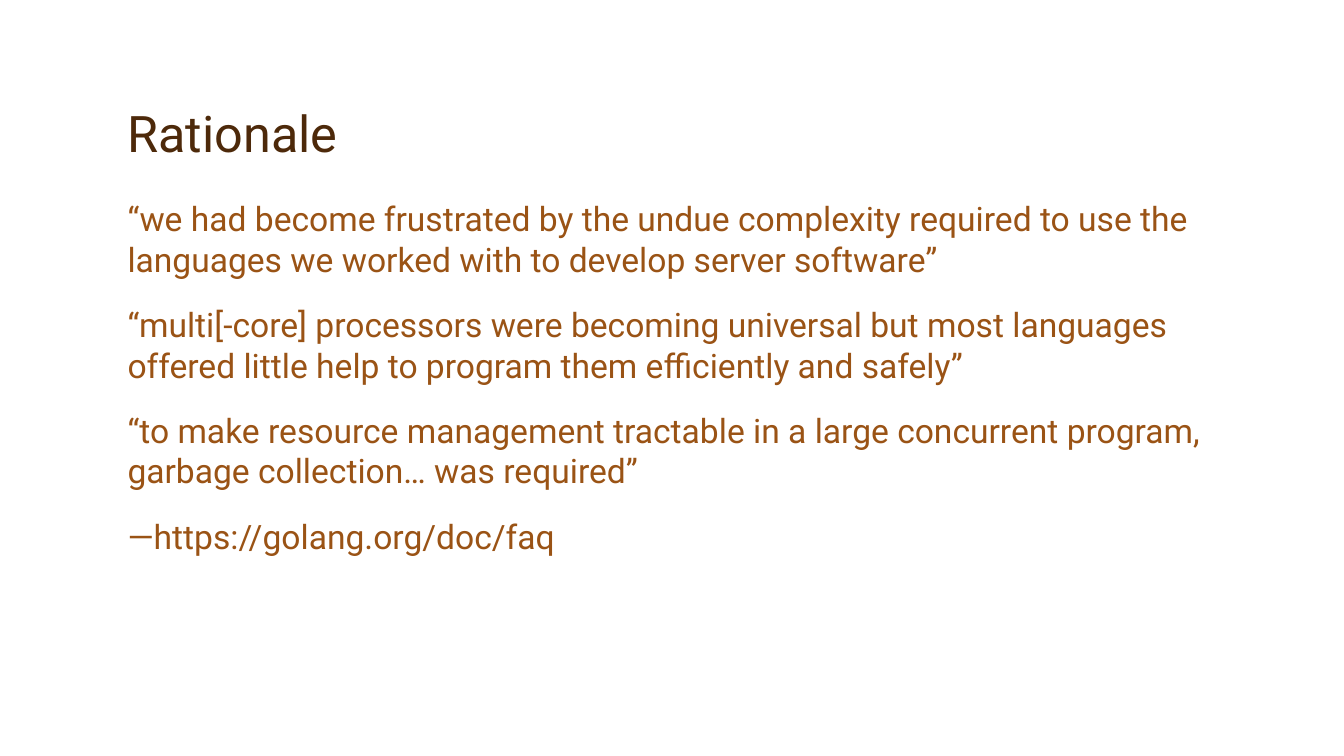
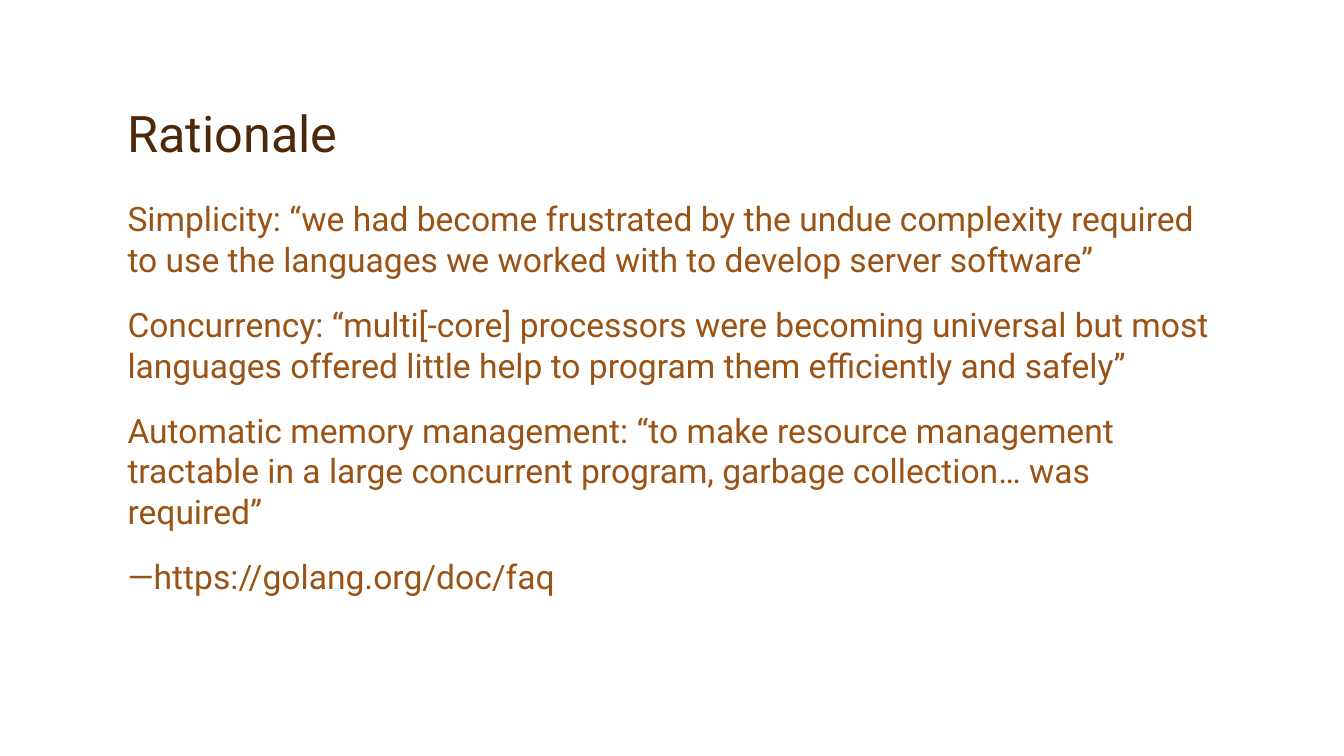
Before and after one commit to jaymcgavren/presentations, a slide deck: slide 30 of go/phillyete/2019/golang_phillyete_2019.pptx (slide 22 before the commit). Drawn at 1344x756 pixels with LibreOffice and Linux fonts; fonts in the diff are those of the drawing; background and template pictures are left out. Boxes give left, top, right and bottom in pixels: in the first picture for what was removed or moved away, otherwise in the second. Text is boxed around its words. In the diff, an @@ line names an element or a change of style, - is before the commit and + after.

```diff
--- a/go/phillyete/2019/golang_phillyete_2019.pptx
+++ b/go/phillyete/2019/golang_phillyete_2019.pptx
@@ text at box(128, 205, 1208, 531): text changed @@
-“we had become frustrated by the undue complexity required to use the languages we worked with to develop server software”
-“multi[-core] processors were becoming universal but most languages offered little help to program them efficiently and safely”
-“to make resource management tractable in a large concurrent program, garbage collection… was required”
+Simplicity: “we had become frustrated by the undue complexity required to use the languages we worked with to develop server software”
+Concurrency: “multi[-core] processors were becoming universal but most languages offered little help to program them efficiently and safely”
+Automatic memory management: “to make resource management tractable in a large concurrent program, garbage collection… was required”
```
Also in this commit, not shown: 35 other slides changed, 38 slides added, 32 slides removed.
